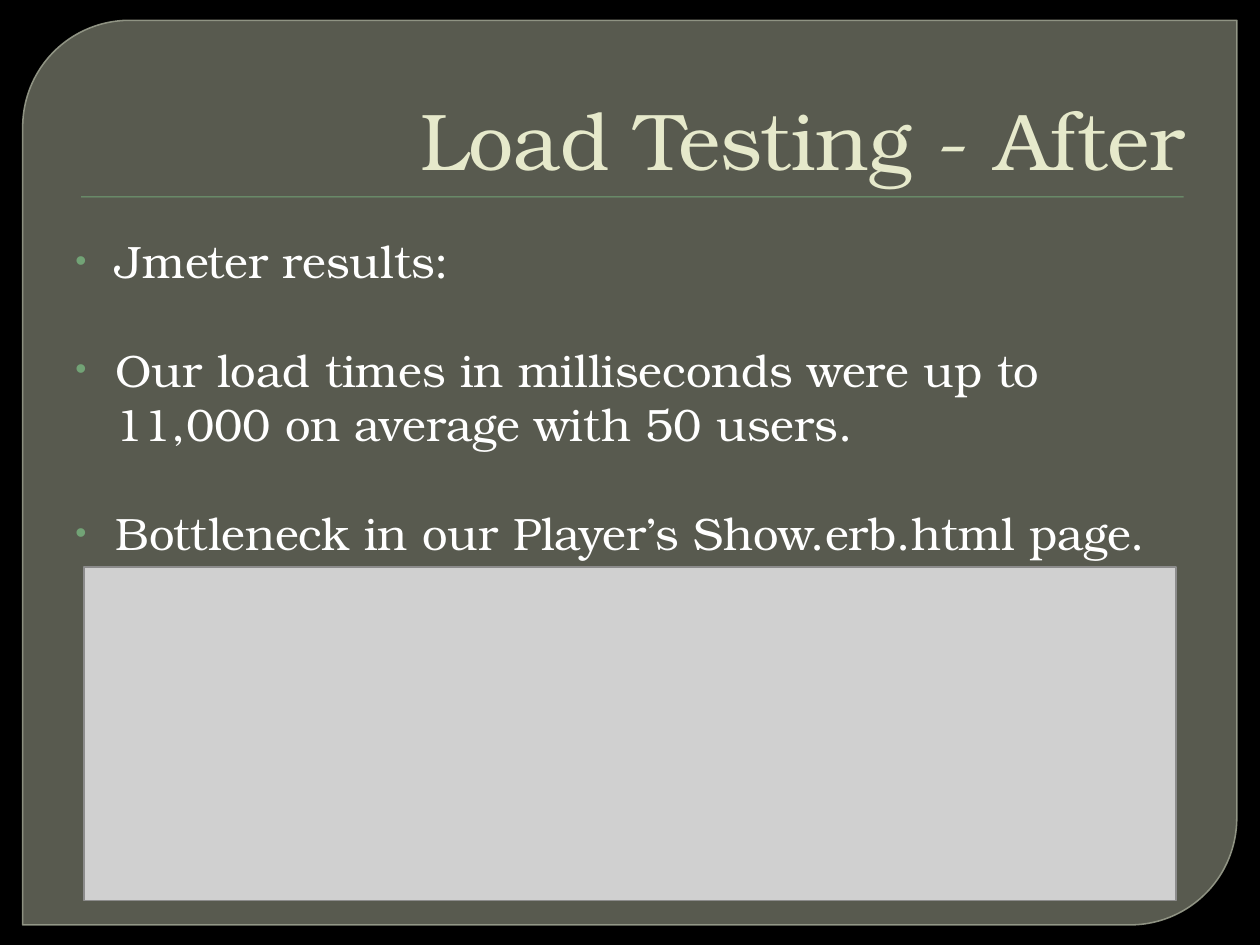
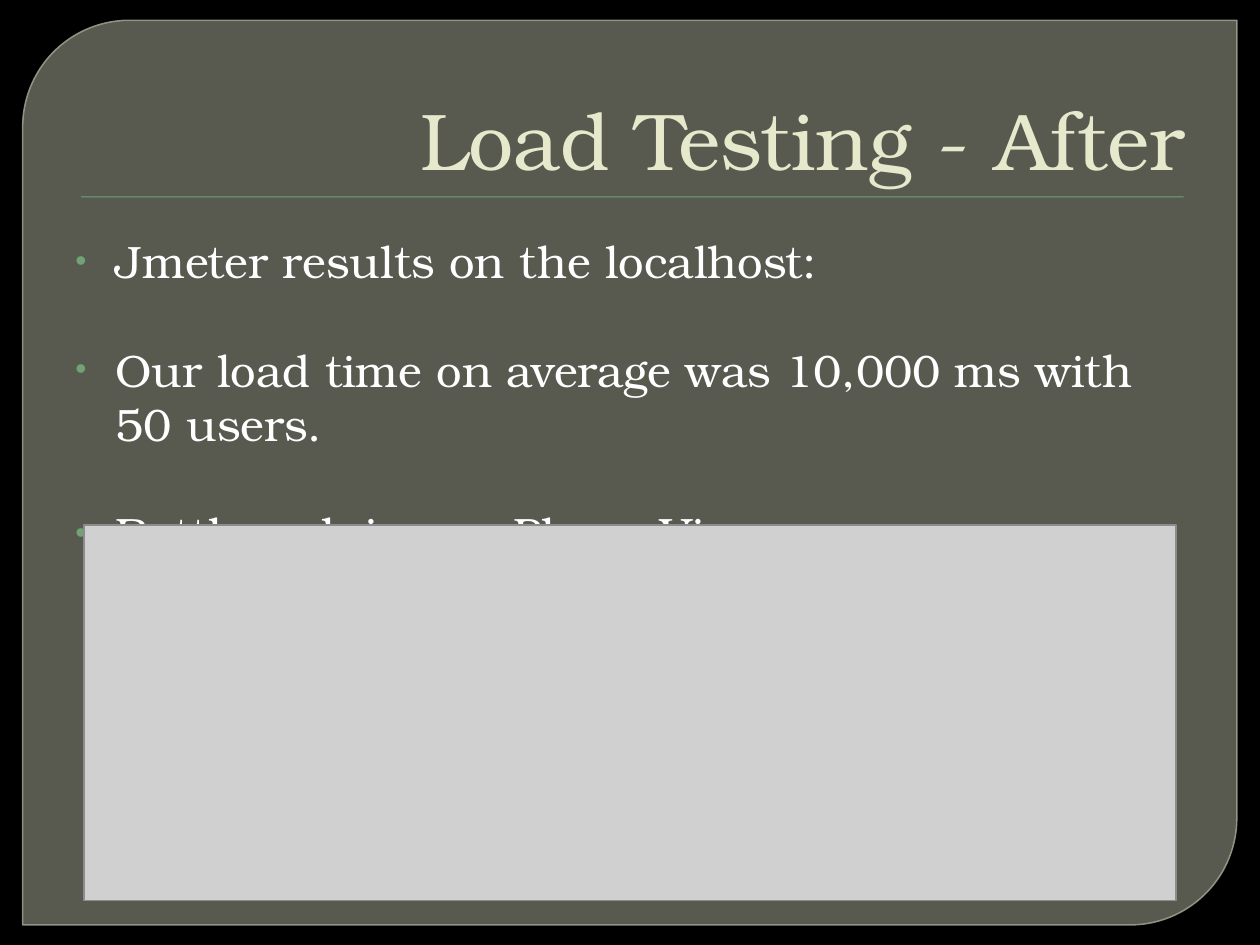
Before and after one commit to RyanCostello/xweb, a slide deck: slide 3 of DND/DNDCharacterSheet/doc/Dungeons and Dragons Final.pptx. Drawn at 1260x945 pixels with LibreOffice and Linux fonts; fonts in the diff are those of the drawing; grey boxes stand for pictures; background and template pictures are left out. Boxes give left, top, right and bottom in pixels: in the first picture for what was removed or moved away, otherwise in the second. Text is boxed around its words. In the diff, an @@ line names an element or a change of style, - is before the commit and + after.

```diff
--- a/DND/DNDCharacterSheet/doc/Dungeons and Dragons Final.pptx
+++ b/DND/DNDCharacterSheet/doc/Dungeons and Dragons Final.pptx
@@ text at [116,245,1133,526]: text changed @@
-• Jmeter results:
-• Our load times in milliseconds were up to 11,000 on average with 50 users.
-• Bottleneck in our Player’s Show.erb.html page.
+• Jmeter results on the localhost:
+• Our load time on average was 10,000 ms with 50 users.
+• Bottleneck in our Player View pages.
@@ picture: place and size @@
-picture at [84,567,1177,901]
+picture at [84,525,1177,901]
```
Also in this commit, not shown: 2 other slides changed, 1 slide removed, 1 other file.
